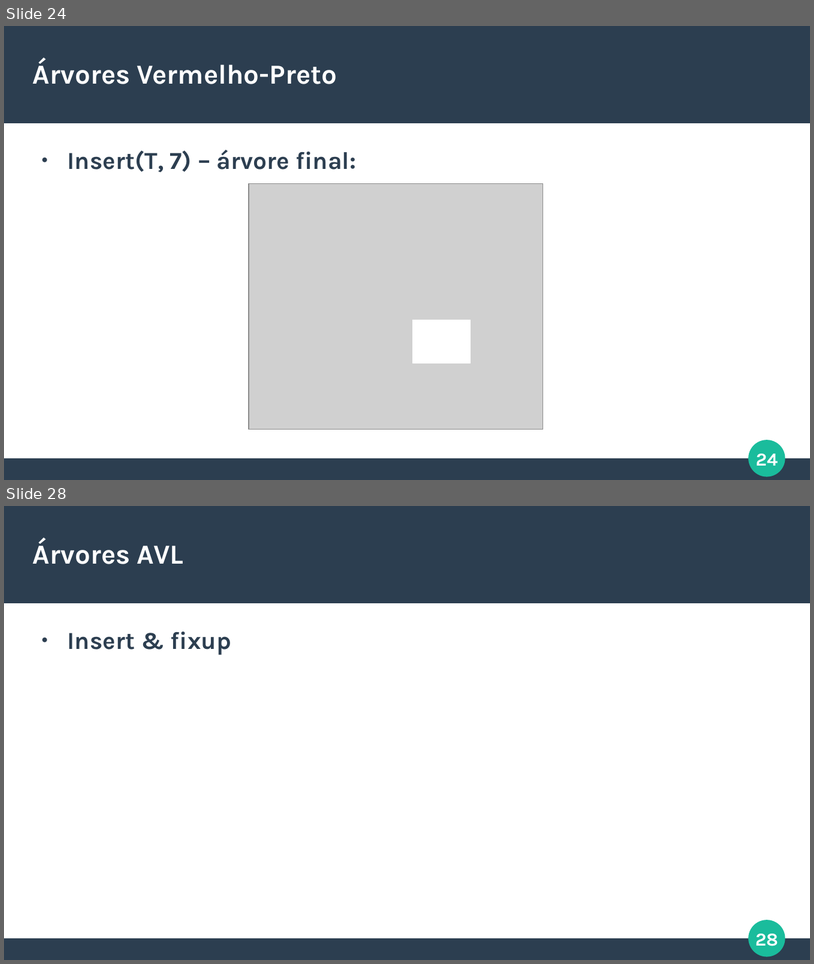
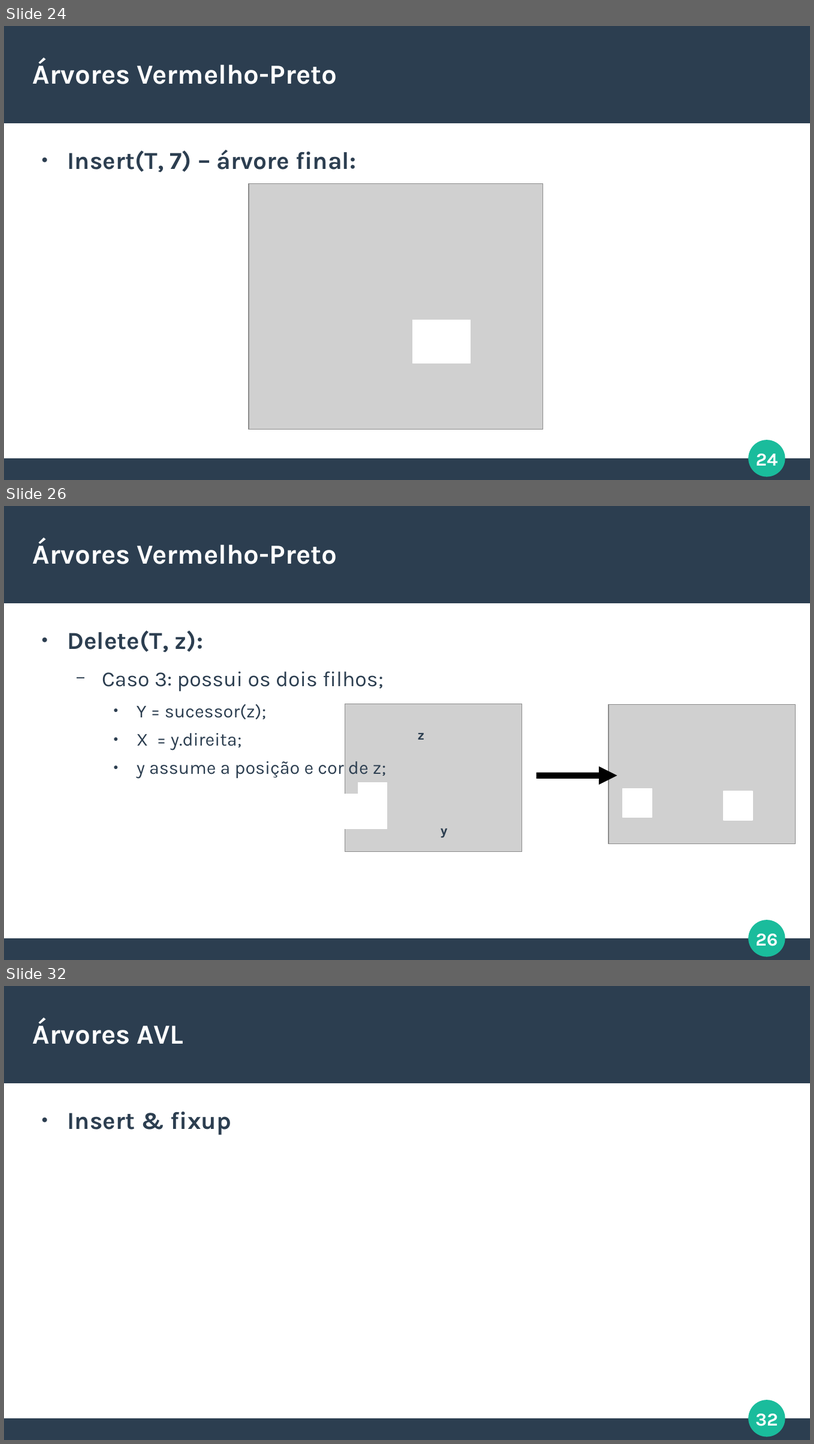
Before and after one commit to italoportinho/trabalho-eda2023-2, a slide deck: slides/apresentacao.odp. Shown one above the other, each under a label of ours: slides 24 and 28 before the commit, slides 24, 26 and 32 after it; the slides between them are not shown. The pictures are 814x964 and 814x1444 pixels, drawn with LibreOffice and Linux fonts; fonts in the diff are those of the drawing; grey boxes stand for pictures. Boxes give left, top, right and bottom in pixels: in the first picture for what was removed or moved away, otherwise in the second. Text is boxed around its words. In the diff, an @@ line names an element or a change of style, - is before the commit and + after.

```diff
--- a/slides/apresentacao.odp
+++ b/slides/apresentacao.odp
@@ slide 26 added at [4,506,810,960], background #FFFFFF; not listed: 4 template elements that a slide beside it also shows @@
@@ title added at [33,539,337,564], 27 pt, text #FFFFFF, bold @@
+Árvores Vermelho-Preto
@@ text added at [68,630,386,778], 18 pt, text #2C3E50 @@
+● Delete(T, z):
+  − Caso 3: possui os dois filhos;
+    ● Y = sucessor(z);
+    ● X = y.direita;
+    ● y assume a posição e cor de z;
@@ picture added at [345,703,522,852] @@
@@ picture added at [609,705,797,843] @@
@@ text added at [417,733,425,739], 12 pt, text #2C3E50, bold @@
+z
@@ arrow added from (537, 775) to (618, 775), #000000 6.01 pt @@
@@ rectangle added at [358,783,387,811], fill #FFFFFF, outline #FFFFFF 0.85 pt @@
@@ rectangle added at [623,789,651,817], fill #FFFFFF, outline #FFFFFF 0.85 pt @@
@@ rectangle added at [724,792,753,820], fill #FFFFFF, outline #FFFFFF 0.85 pt @@
@@ rectangle added at [345,795,387,829], fill #FFFFFF, outline #FFFFFF 0.85 pt @@
@@ text added at [441,828,448,837], 12 pt, text #2C3E50, bold @@
+y
@@ what was slide 28 is now slide 32 @@
@@ page number at [756,1413,778,1426]: text changed @@
-28
+32
```
Also in this commit, not shown: 5 slides changed, 3 other slides added.
